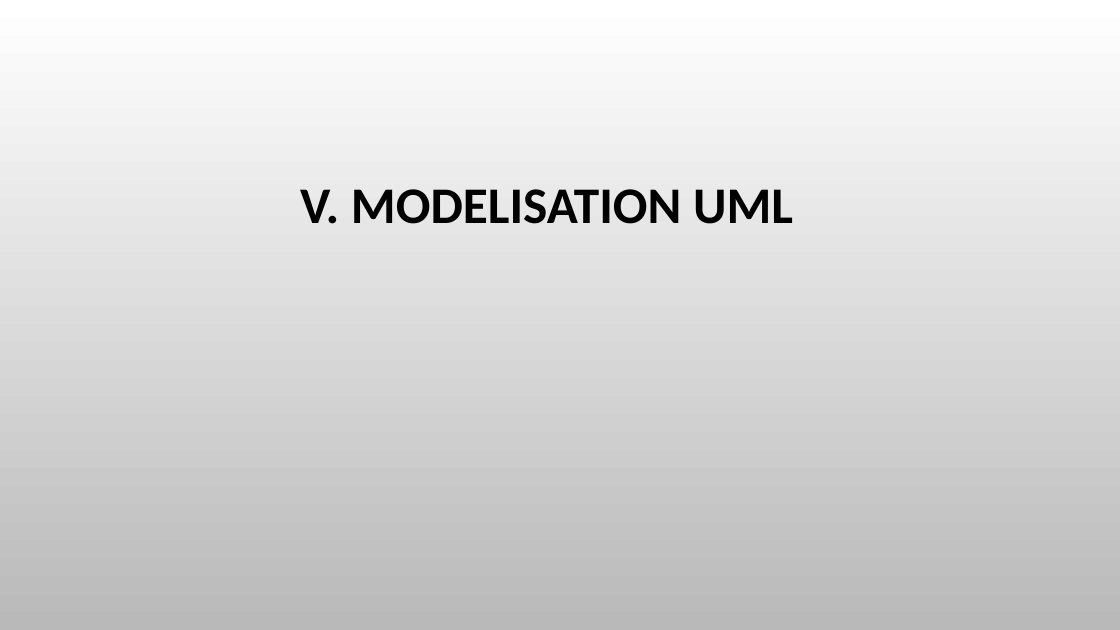
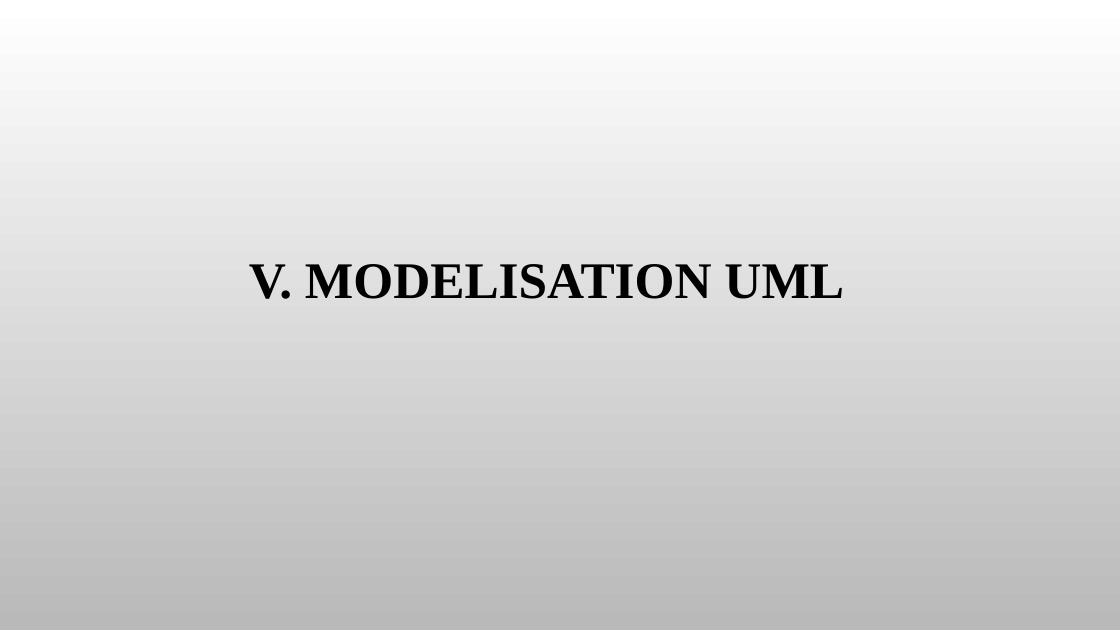
Before and after one commit to OpenSecureFoundation/Linux-Multicore-Monitor, a slide deck: slide 19 of Dossier d'analyse 2.pptx. Drawn at 1120x630 pixels with LibreOffice and Linux fonts; fonts in the diff are those of the drawing; background and template pictures are left out. Boxes give left, top, right and bottom in pixels: in the first picture for what was removed or moved away, otherwise in the second. Text is boxed around its words. In the diff, an @@ line names an element or a change of style, - is before the commit and + after.

```diff
--- a/Dossier d'analyse 2.pptx
+++ b/Dossier d'analyse 2.pptx
@@ text "V. MODELISATION UML": place and size @@
-text "V. MODELISATION UML" at <box>300,189,793,224</box>
+text "V. MODELISATION UML" at <box>249,264,844,299</box>
@@ text "V. MODELISATION UML" at <box>249,264,844,299</box>: font Calibri to Times New Roman @@
```
Also in this commit, not shown: 15 other slides changed, 2 other files.
